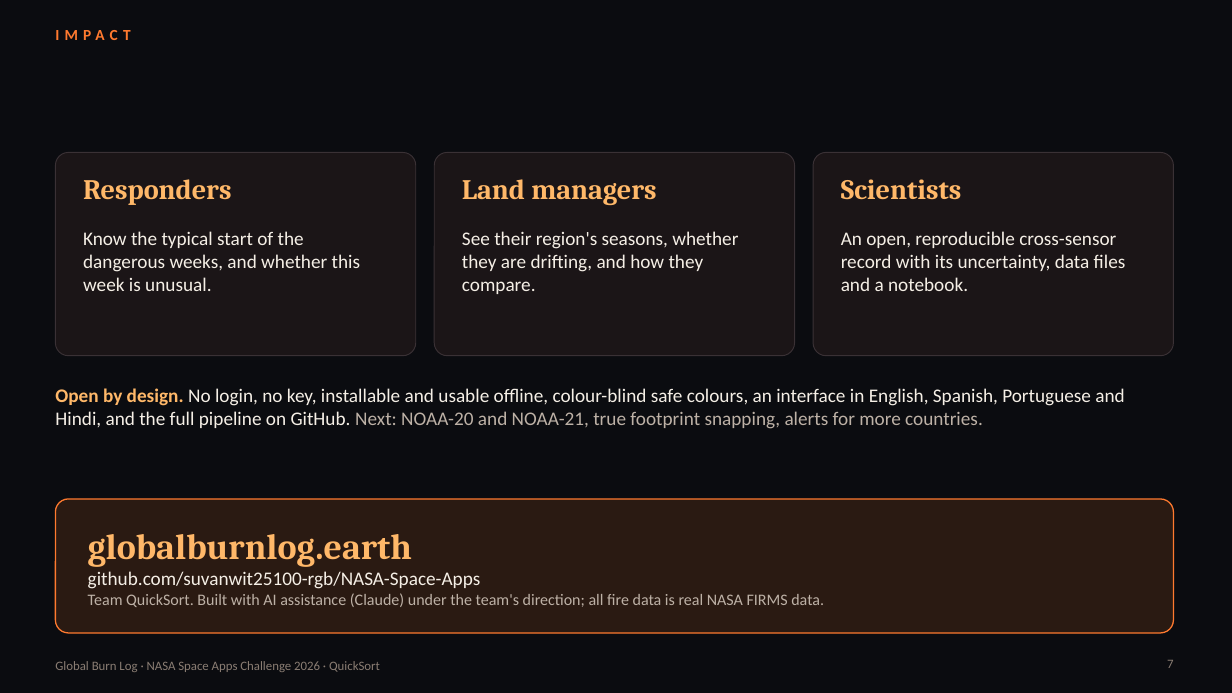
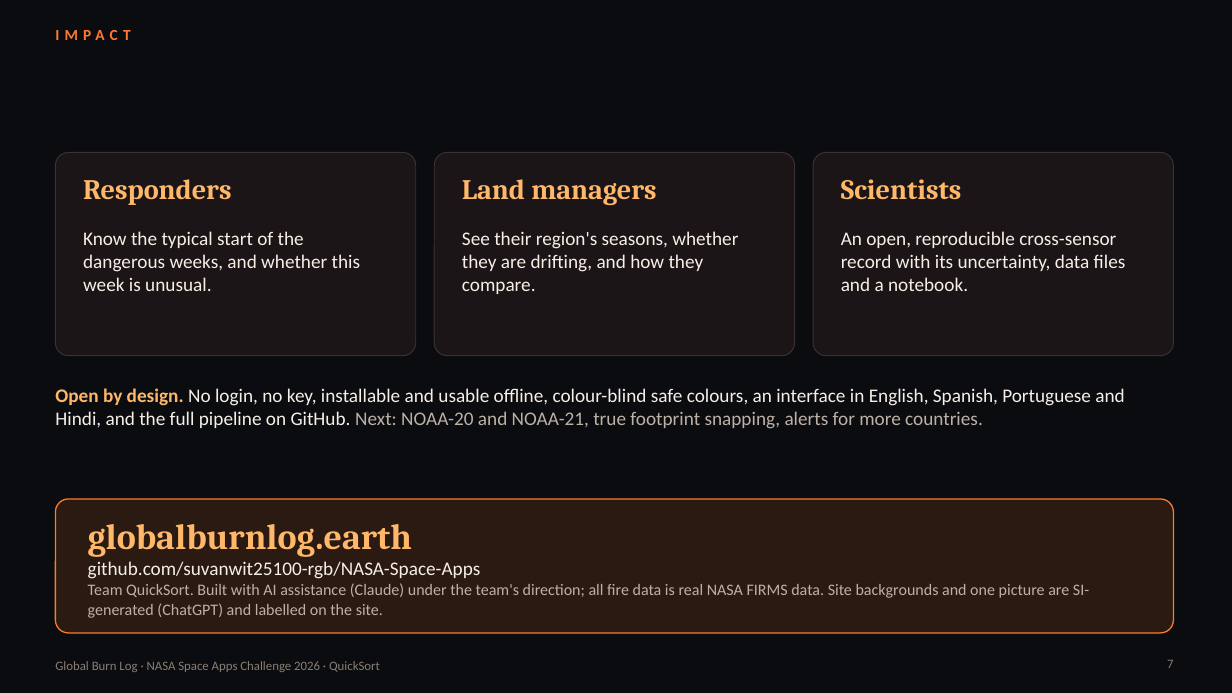
Before and after one commit to suvanwit25100-rgb/NASA-Space-Apps, a slide deck: slide 7 of docs/Global_Burn_Log_Demo_Slides.pptx. Drawn at 1232x693 pixels with LibreOffice and Linux fonts; fonts in the diff are those of the drawing. Boxes give left, top, right and bottom in pixels: in the first picture for what was removed or moved away, otherwise in the second. Text is boxed around its words. In the diff, an @@ line names an element or a change of style, - is before the commit and + after.

```diff
--- a/docs/Global_Burn_Log_Demo_Slides.pptx
+++ b/docs/Global_Burn_Log_Demo_Slides.pptx
@@ text at (x1=88, y1=583, x2=1089, y2=618): text changed @@
-Team QuickSort. Built with AI assistance (Claude) under the team's direction; all fire data is real NASA FIRMS data.
+Team QuickSort. Built with AI assistance (Claude) under the team's direction; all fire data is real NASA FIRMS data. Site backgrounds and one picture are SI-generated (ChatGPT) and labelled on the site.
```
Also in this commit, not shown: 2 other slides changed, 8 other files.
